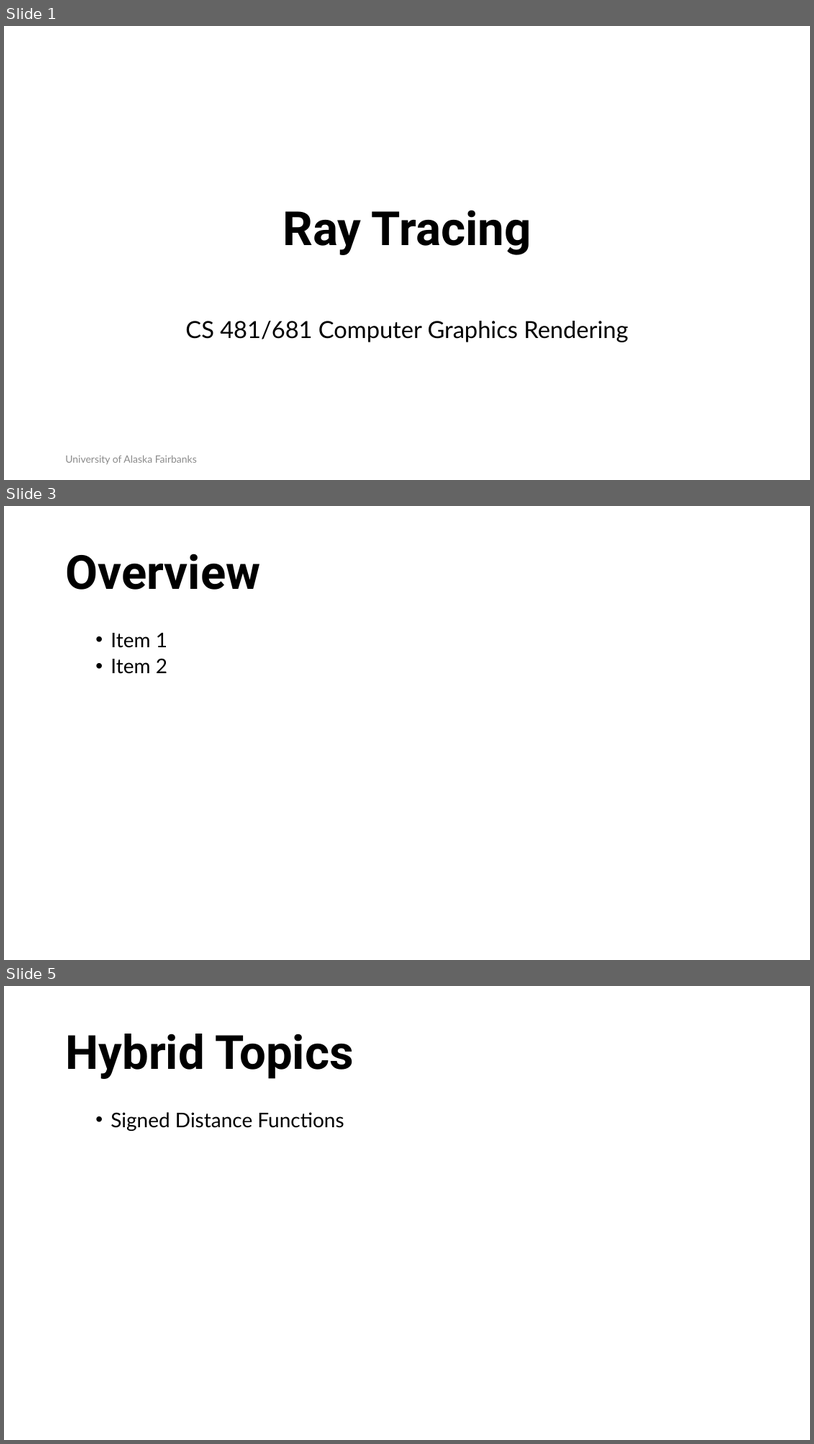
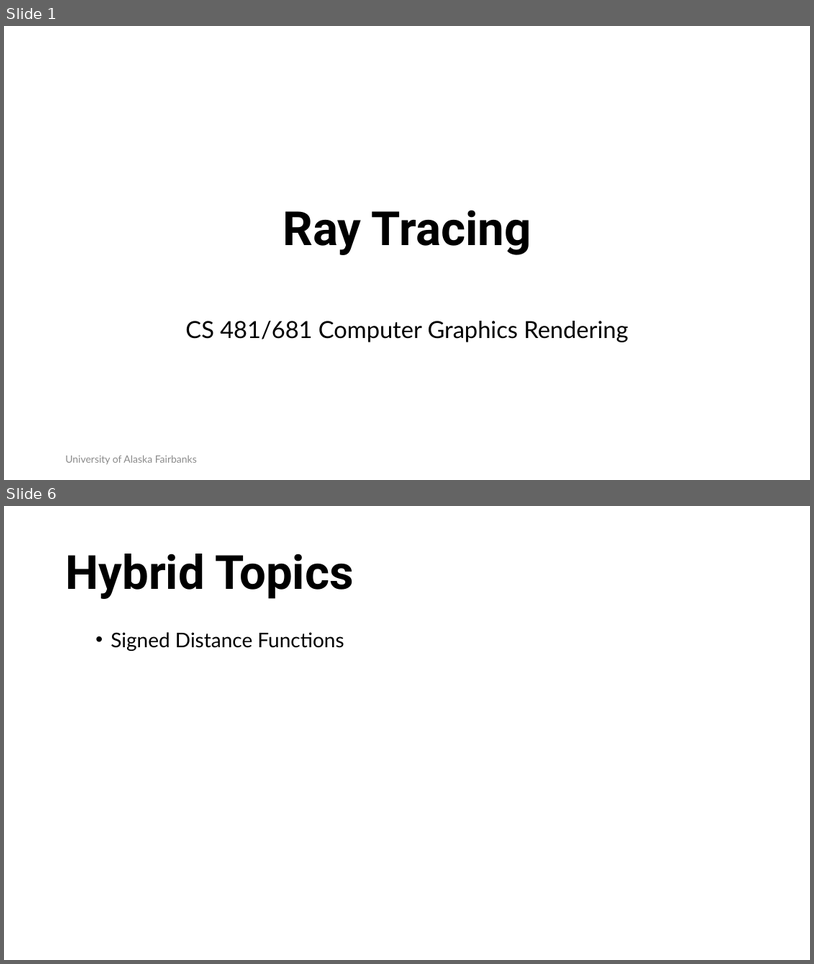
Before and after one commit to RahidZaman/cs481681-cgr, a slide deck: slides/pptx/week03.pptx. Shown one above the other, each under a label of ours: slides 1, 3 and 5 before the commit, slides 1 and 6 after it; the slides between them are not shown. The pictures are 814x1444 and 814x964 pixels, drawn with LibreOffice and Linux fonts; fonts in the diff are those of the drawing; background and template pictures are left out. Boxes give left, top, right and bottom in pixels: in the first picture for what was removed or moved away, otherwise in the second. Text is boxed around its words. In the diff, an @@ line names an element or a change of style, - is before the commit and + after.

```diff
--- a/slides/pptx/week03.pptx
+++ b/slides/pptx/week03.pptx
@@ slide 3 removed at box(4, 506, 810, 960), background #FFFFFF @@
@@ title removed at box(65, 554, 260, 590) @@
-Overview
@@ text removed at box(111, 633, 167, 674) @@
-  • Item 1
-  • Item 2
@@ what was slide 5 is now slide 6 @@
```
Also in this commit, not shown: 1 slide changed, 3 slides added, 1 other slide removed, 12 other files.
